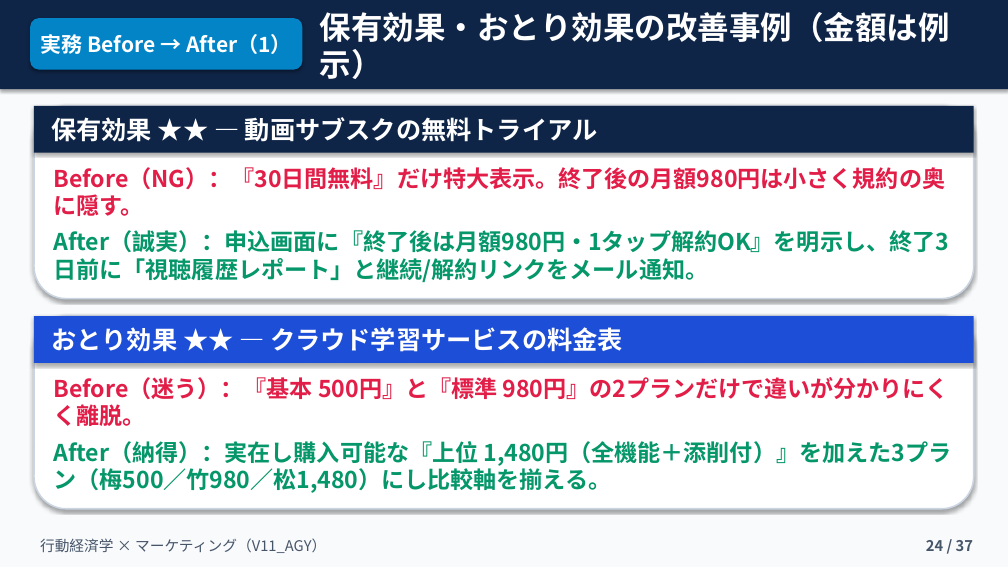
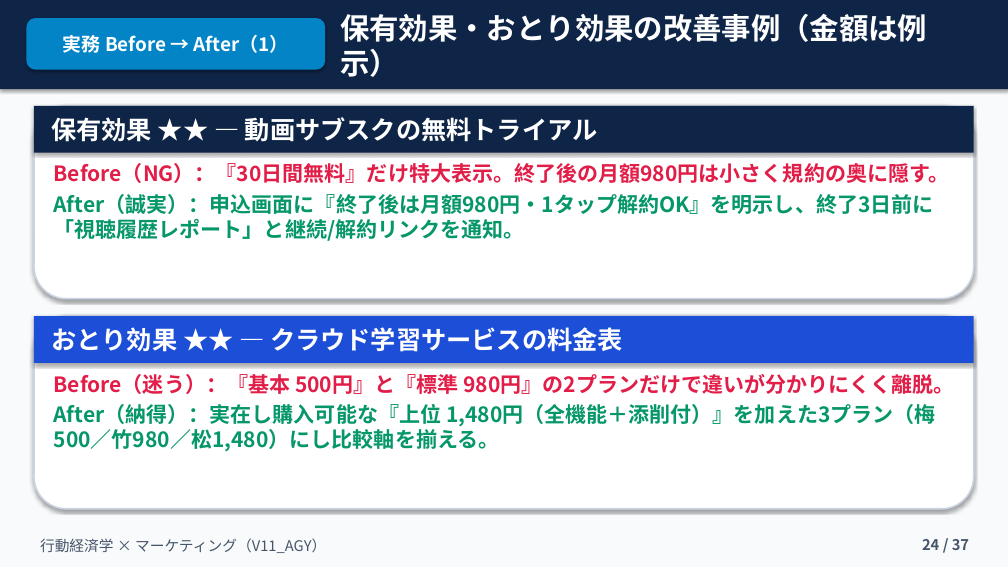
Before and after one commit to kkomatsu81/jns-slide-v11-agy, a slide deck: slide 24 of 融合版_V11_AGY.pptx. Drawn at 1008x567 pixels with LibreOffice and Linux fonts; fonts in the diff are those of the drawing. Boxes give left, top, right and bottom in pixels: in the first picture for what was removed or moved away, otherwise in the second. Text is boxed around its words. In the diff, an @@ line names an element or a change of style, - is before the commit and + after.

```diff
--- a/融合版_V11_AGY.pptx
+++ b/融合版_V11_AGY.pptx
@@ rounded rectangle "実務 Before → After（1）" resized from (x1=30, y1=18, x2=302, y2=70) to (x1=26, y1=18, x2=325, y2=70) @@
@@ rounded rectangle "実務 Before → After（1）" at (x1=26, y1=18, x2=325, y2=70): size 20 to 18 pt @@
@@ text "保有効果・おとり効果の改善事例（金額は例示）" moved from (x1=320, y1=12, x2=950, y2=79) to (x1=340, y1=14, x2=927, y2=77) @@
@@ text "保有効果・おとり効果の改善事例（金額は例示）" at (x1=340, y1=14, x2=927, y2=77): size 30 to 28 pt @@
@@ text at (x1=54, y1=163, x2=950, y2=183): size 22 to 20 pt in "Before（NG）：『30日間無料』だけ特大表示。終了後の月額980円は小さく規約の奥に隠す。"; less space between paragraphs @@
@@ text at (x1=54, y1=194, x2=934, y2=241): text changed; size 22 to 20 pt @@
-After（誠実）：申込画面に『終了後は月額980円・1タップ解約OK』を明示し、終了3日前に「視聴履歴レポート」と継続/解約リンクをメール通知。
+After（誠実）：申込画面に『終了後は月額980円・1タップ解約OK』を明示し、終了3日前に「視聴履歴レポート」と継続/解約リンクを通知。
@@ text "Before（迷う）：『基本 500円』と『標準 980円』の2プランだけで違いが分かりにくく離脱。" at (x1=54, y1=374, x2=954, y2=451): size 22 to 20 pt; less space between paragraphs @@
@@ text "24 / 37" moved from (x1=926, y1=540, x2=973, y2=551) to (x1=922, y1=539, x2=969, y2=550) @@
```
Also in this commit, not shown: 35 other slides changed.
